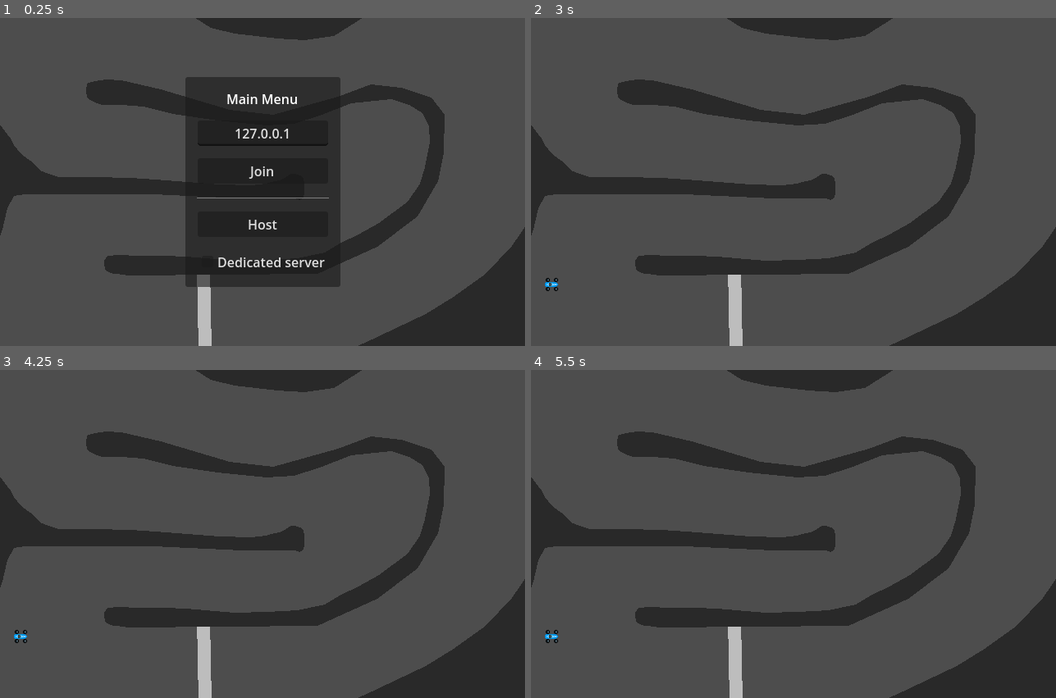
Above: before the commit, frames 1-4 (two rows, left to right).
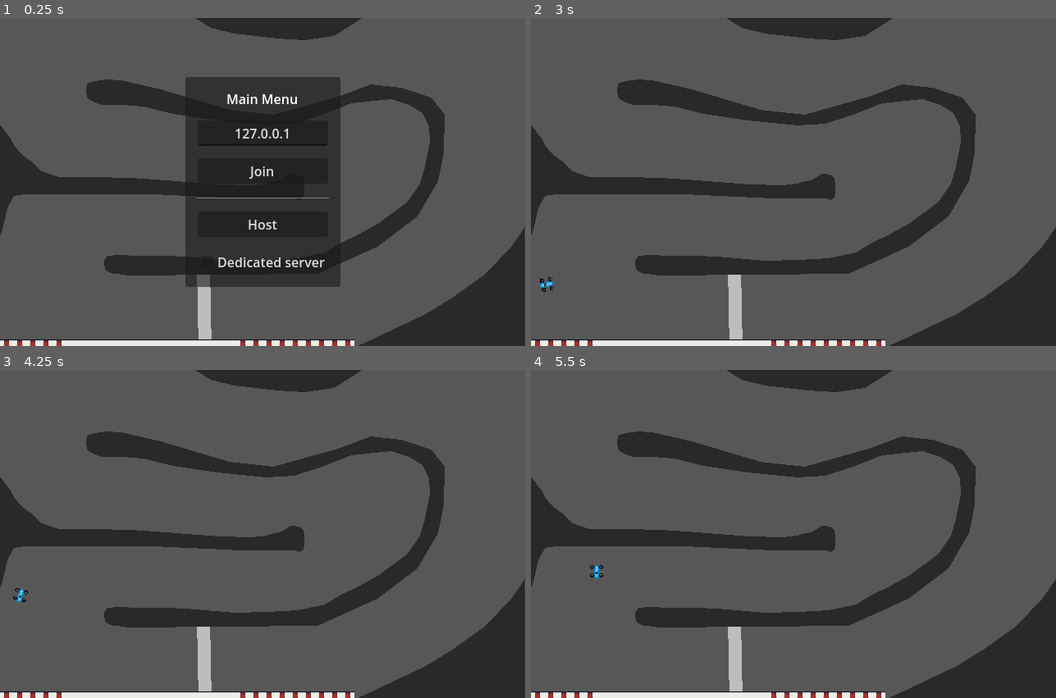
Above: after the commit, the same moments.

Repository: itjope/slide-on-slicks
Game: Godot game, scene res://world.tscn
The game is run twice, just before and just after one commit, with the same random seed, the same clock (stepped at 60 frames per second) and the same inputs.
Inputs:
- Up to frame 1 (0.25 s): no input
- Up to frame 2 (3 s): tap Enter at 0.5, 2.75 s; hold Right (steerRight) 0.53-1.25 s; hold Down (break) 0.53-1.25 s; click "Host" at 1.25 s; tap Space (kryckan) at 2, 2.1 s; hold Left (steerLeft) 2.03-2.78 s; hold Right (steerRight) from 2.78 s (still down); hold Down (break) from 2.78 s (still down)
- Up to frame 3 (4.25 s): release Right (steerRight) at 3.53 s; release Down (break) at 3.53 s; hold Up (accelerate) from 3.53 s (still down); tap Space (kryckan) at 3.6 s
- Up to frame 4 (5.5 s): release Up (accelerate) at 4.28 s; hold Down (break) 4.28-5.03 s; hold Left (steerLeft) from 4.28 s (still down); tap Space (kryckan) at 5.1 s

The runs differ from the first frame. In frame 1, 1.3% of the frame differs, in the area x 0-68%, y 98-100%; in frame 2, 1.4%; in frame 3, 1.5%; in frame 4, 1.5%, in the area x 0-68%, y 59-100%.

Commit message:
Siiiimple tilemap and lights

Diff:
--- a/Car.gd
+++ b/Car.gd
@@ -8,7 +8,7 @@
 
 var kryckan_slownown_factor = 0.2
 
-var engine_power = 450
+var engine_power = 500
 var friction = -0.0035
 var drag = -0.007
 var braking = -350
@@ -23,7 +23,7 @@
 var gridPosition = Vector2.ZERO
 
 enum race_states {GRID, STARTED}
-var race_state = race_states.GRID
+var race_state = race_states.STARTED
 var jumped_start = 0
 
 @onready var animation_node = $Smoothing2D/AnimatedSprite2D
@@ -33,6 +33,12 @@
 	if not is_multiplayer_authority(): return
 	set_motion_mode(CharacterBody2D.MOTION_MODE_FLOATING)
 	set_floor_snap_length(0.0)
+
+func _input(event):
+	if event.is_pressed() && event.as_text() == "N":
+		for child in get_children():
+			if child.get_class() == "PointLight2D":
+				child.visible = !child.visible
 
 func apply_friction():
 	if velocity.length() < 5:
@@ -46,13 +52,18 @@
 
 	var turn = 0
 
+
+
 	if Input.is_action_pressed("steerRight"):
 		turn += calculate_turn()
 	if Input.is_action_pressed("steerLeft"):
 		turn -= calculate_turn()
+
+
 	if Input.is_action_pressed("accelerate"):
 		steering_angle = steering_angle_during_acceleration
 		acceleration = transform.x * engine_power
+
 	else:
 		if steering_angle < steering_angle_default:
 			steering_angle = steering_angle + 0.3
--- a/World.gd
+++ b/World.gd
@@ -4,6 +4,7 @@
 @onready var addressEntry = $CanvasLayer/MainManu/MarginContainer/VBoxContainer/AddressEntry
 @onready var dedicatedServerCheckbox = $CanvasLayer/MainManu/MarginContainer/VBoxContainer/DedicatedServerCheckbox
 @onready var networkNode = $Network
+@onready var canvasModulate = $CanvasModulate
 var Player = preload("res://player.tscn")
 var start_lights = preload("res://start_lights.tscn")
 var PORT = 9999
@@ -11,7 +12,7 @@
 var gridPositions = [Vector2(25, 325), Vector2(25, 350), Vector2(75, 325), Vector2(75, 350)]
 # Called when the node enters the scene tree for the first time.
 func _ready():
-
+	DisplayServer.window_set_size(Vector2i(1920, 1080))
 
 	if OS.get_cmdline_args().has("--server"):
 		createServer()
@@ -46,6 +47,8 @@
 		print_debug("restart")
 		rpc("race_restart")
 		race_restart()
+	if event.is_pressed() && event.as_text() == "N":
+		canvasModulate.visible = !canvasModulate.visible
 
 func _on_host_button_pressed():
 	createServer()
--- a/World.tscn
+++ b/World.tscn
@@ -1,6 +1,7 @@
-[gd_scene load_steps=6 format=3 uid="uid://1xpslghvss7h"]
+[gd_scene load_steps=13 format=3 uid="uid://1xpslghvss7h"]
 
 [ext_resource type="Script" path="res://world.gd" id="1_f8kds"]
+[ext_resource type="Texture2D" uid="uid://dc28k687b1fwk" path="res://track.png" id="2_thtx7"]
 
 [sub_resource type="RectangleShape2D" id="RectangleShape2D_0ddpk"]
 size = Vector2(32.75, 676)
@@ -14,8 +15,34 @@
 [sub_resource type="RectangleShape2D" id="RectangleShape2D_4osci"]
 size = Vector2(1218, 30)
 
+[sub_resource type="OccluderPolygon2D" id="OccluderPolygon2D_wja4g"]
+polygon = PackedVector2Array(98, 87, 123, 82, 170, 89, 247, 111, 295, 120, 328, 123, 407, 102, 441, 87, 488, 92, 508, 100, 521, 110, 529, 120, 531, 175, 512, 234, 493, 253, 444, 289, 408, 303, 377, 317, 142, 320, 119, 315, 118, 306, 117, 300, 120, 298, 126, 297, 149, 296, 209, 296, 274, 297, 321, 301, 377, 297, 411, 281, 443, 262, 481, 233, 495, 215, 507, 182, 513, 162, 511, 137, 507, 128, 497, 119, 482, 111, 472, 107, 441, 106, 419, 110, 403, 115, 367, 130, 331, 139, 296, 139, 252, 132, 216, 124, 176, 116, 140, 111, 121, 111, 108, 110, 99, 108, 97, 106, 96, 99, 96, 97)
+
+[sub_resource type="OccluderPolygon2D" id="OccluderPolygon2D_nbaa8"]
+polygon = PackedVector2Array(236, 1, 258, 13, 310, 22, 369, 28, 410, 21, 443, -2)
+
+[sub_resource type="OccluderPolygon2D" id="OccluderPolygon2D_cqjk3"]
+polygon = PackedVector2Array(635, 258, 582, 323, 518, 361, 423, 405, 653, 409, 645, 265, 639, 260)
+
+[sub_resource type="OccluderPolygon2D" id="OccluderPolygon2D_tmch0"]
+polygon = PackedVector2Array(-2, 127, 20, 161, 42, 178, 48, 185, 69, 193, 144, 195, 245, 202, 319, 203, 336, 202, 345, 195, 359, 191, 369, 191, 371, 201, 372, 211, 370, 218, 360, 221, 325, 223, 191, 215, 25, 215, 18, 217, 14, 230, 5, 247, 1, 263, -5, 278)
+
+[sub_resource type="TileSetAtlasSource" id="TileSetAtlasSource_qsmkm"]
+texture = ExtResource("2_thtx7")
+0:0/0 = 0
+1:0/0 = 0
+0:1/0 = 0
+1:1/0 = 0
+
+[sub_resource type="TileSet" id="TileSet_1hhq7"]
+sources/5 = SubResource("TileSetAtlasSource_qsmkm")
+
 [node name="World" type="Node2D"]
 script = ExtResource("1_f8kds")
+
+[node name="Polygon2D" type="Polygon2D" parent="."]
+color = Color(0.345098, 0.345098, 0.345098, 1)
+polygon = PackedVector2Array(-22, -11, -20, 414, 659, 418, 658, -13)
 
 [node name="StaticBody2D" type="StaticBody2D" parent="."]
 
@@ -56,6 +83,10 @@
 color = Color(0.163861, 0.163861, 0.163861, 1)
 polygon = PackedVector2Array(147, 319, 377, 317, 450, 284, 499, 247, 524, 204, 531, 170, 532, 123, 516, 102, 479, 90, 4 …(504 unchanged characters)…
 
+[node name="Polygon2D10" type="LightOccluder2D" parent="StaticBody2D2"]
+position = Vector2(10, -5)
+occluder = SubResource("OccluderPolygon2D_wja4g")
+
 [node name="Polygon2D3" type="CollisionPolygon2D" parent="StaticBody2D2"]
 position = Vector2(10, -5)
 polygon = PackedVector2Array(147, 319, 377, 317, 450, 284, 499, 247, 524, 204, 531, 170, 532, 123, 516, 102, 479, 90, 4 …(504 unchanged characters)…
@@ -73,6 +104,15 @@
 
 [node name="Polygon2D8" type="CollisionPolygon2D" parent="StaticBody2D2"]
 polygon = PackedVector2Array(-6, 284, 3, 258, 9, 232, 17, 217, 30, 215, 98, 215, 187, 215, 295, 220, 328, 220, 345, 220 …(329 unchanged characters)…
+
+[node name="LightOccluder2D2" type="LightOccluder2D" parent="StaticBody2D2"]
+occluder = SubResource("OccluderPolygon2D_nbaa8")
+
+[node name="LightOccluder2D3" type="LightOccluder2D" parent="StaticBody2D2"]
+occluder = SubResource("OccluderPolygon2D_cqjk3")
+
+[node name="LightOccluder2D" type="LightOccluder2D" parent="StaticBody2D2"]
+occluder = SubResource("OccluderPolygon2D_tmch0")
 
 [node name="CanvasLayer" type="CanvasLayer" parent="."]
 
@@ -176,5 +216,14 @@
 
 [node name="Network" type="Node" parent="."]
 
+[node name="TileMap" type="TileMap" parent="."]
+tile_set = SubResource("TileSet_1hhq7")
+format = 2
+layer_0/tile_data = PackedInt32Array(1572864, 5, 0, 1572865, 5, 0, 1572866, 5, 0, 1572867, 5, 0, 1572868, 5, 0, 1572882, 5, 0, 1572883, 5, 0, 1572884, 5, 0, 1572885, 5, 0, 1572886, 5, 0, 1572887, 5, 0, 1572888, 5, 0, 1572889, 5, 0, 1572890, 5, 0, 1572869, 5, 1, 1572870, 5, 1, 1572871, 5, 1, 1572872, 5, 1, 1572873, 5, 1, 1572874, 5, 1, 1572875, 5, 1, 1572876, 5, 1, 1572877, 5, 1, 1572878, 5, 1, 1572879, 5, 1, 1572880, 5, 1, 1572881, 5, 1)
+
+[node name="CanvasModulate" type="CanvasModulate" parent="."]
+visible = false
+color = Color(0.113725, 0.392157, 0.776471, 1)
+
 [connection signal="pressed" from="CanvasLayer/MainManu/MarginContainer/VBoxContainer/JoinButton" to="." method="_on_join_button_pressed"]
 [connection signal="pressed" from="CanvasLayer/MainManu/MarginContainer/VBoxContainer/HostButton" to="." method="_on_host_button_pressed"]
--- a/car.gd
+++ b/car.gd
@@ -8,7 +8,7 @@
 
 var kryckan_slownown_factor = 0.2
 
-var engine_power = 450
+var engine_power = 500
 var friction = -0.0035
 var drag = -0.007
 var braking = -350
@@ -23,7 +23,7 @@
 var gridPosition = Vector2.ZERO
 
 enum race_states {GRID, STARTED}
-var race_state = race_states.GRID
+var race_state = race_states.STARTED
 var jumped_start = 0
 
 @onready var animation_node = $Smoothing2D/AnimatedSprite2D
@@ -33,6 +33,12 @@
 	if not is_multiplayer_authority(): return
 	set_motion_mode(CharacterBody2D.MOTION_MODE_FLOATING)
 	set_floor_snap_length(0.0)
+
+func _input(event):
+	if event.is_pressed() && event.as_text() == "N":
+		for child in get_children():
+			if child.get_class() == "PointLight2D":
+				child.visible = !child.visible
 
 func apply_friction():
 	if velocity.length() < 5:
@@ -46,13 +52,18 @@
 
 	var turn = 0
 
+
+
 	if Input.is_action_pressed("steerRight"):
 		turn += calculate_turn()
 	if Input.is_action_pressed("steerLeft"):
 		turn -= calculate_turn()
+
+
 	if Input.is_action_pressed("accelerate"):
 		steering_angle = steering_angle_during_acceleration
 		acceleration = transform.x * engine_power
+
 	else:
 		if steering_angle < steering_angle_default:
 			steering_angle = steering_angle + 0.3
--- a/player.tscn
+++ b/player.tscn
@@ -1,9 +1,10 @@
-[gd_scene load_steps=17 format=3 uid="uid://b7vs3725r21pu"]
+[gd_scene load_steps=18 format=3 uid="uid://b7vs3725r21pu"]
 
 [ext_resource type="Script" path="res://car.gd" id="1_ttov1"]
 [ext_resource type="Script" path="res://addons/smoothing/smoothing_2d.gd" id="2_4674m"]
 [ext_resource type="Texture2D" uid="uid://bsrxijrgft7ev" path="res://SlimCar16Blue.png" id="3_vxi5v"]
 [ext_resource type="Texture2D" uid="uid://pdk4f2ydoajn" path="res://SlimCar16Blue_sprite.png" id="4_kseun"]
+[ext_resource type="Texture2D" uid="uid://coyo7etiyxyuq" path="res://light.png" id="6_iguve"]
 
 [sub_resource type="CapsuleShape2D" id="CapsuleShape2D_yvsxi"]
 radius = 8.0
@@ -98,7 +99,7 @@
 
 [node name="CharacterBody2D" type="CharacterBody2D"]
 visibility_layer = 2
-position = Vector2(515, 257)
+position = Vector2(-36, 375)
 motion_mode = 1
 script = ExtResource("1_ttov1")
 
@@ -119,3 +120,27 @@
 rotation = 1.5708
 sprite_frames = SubResource("SpriteFrames_t4c1a")
 animation = &"running"
+
+[node name="PointLight2D2" type="PointLight2D" parent="."]
+visible = false
+position = Vector2(-6.99997, 0.999981)
+scale = Vector2(2.90631, 1.08984)
+energy = 0.94
+shadow_enabled = true
+shadow_filter = 1
+shadow_filter_smooth = 11.5
+texture = ExtResource("6_iguve")
+offset = Vector2(100, 2.08165e-12)
+texture_scale = 0.5
+
+[node name="PointLight2D3" type="PointLight2D" parent="."]
+visible = false
+position = Vector2(-6, 0)
+scale = Vector2(1.40385, 0.355469)
+energy = 1.32
+shadow_enabled = true
+shadow_filter = 1
+shadow_filter_smooth = 11.5
+texture = ExtResource("6_iguve")
+offset = Vector2(100, 2.08165e-12)
+texture_scale = 0.5
--- a/world.gd
+++ b/world.gd
@@ -4,6 +4,7 @@
 @onready var addressEntry = $CanvasLayer/MainManu/MarginContainer/VBoxContainer/AddressEntry
 @onready var dedicatedServerCheckbox = $CanvasLayer/MainManu/MarginContainer/VBoxContainer/DedicatedServerCheckbox
 @onready var networkNode = $Network
+@onready var canvasModulate = $CanvasModulate
 var Player = preload("res://player.tscn")
 var start_lights = preload("res://start_lights.tscn")
 var PORT = 9999
@@ -11,7 +12,7 @@
 var gridPositions = [Vector2(25, 325), Vector2(25, 350), Vector2(75, 325), Vector2(75, 350)]
 # Called when the node enters the scene tree for the first time.
 func _ready():
-
+	DisplayServer.window_set_size(Vector2i(1920, 1080))
 
 	if OS.get_cmdline_args().has("--server"):
 		createServer()
@@ -46,6 +47,8 @@
 		print_debug("restart")
 		rpc("race_restart")
 		race_restart()
+	if event.is_pressed() && event.as_text() == "N":
+		canvasModulate.visible = !canvasModulate.visible
 
 func _on_host_button_pressed():
 	createServer()
--- a/world.tscn
+++ b/world.tscn
@@ -1,6 +1,7 @@
-[gd_scene load_steps=6 format=3 uid="uid://1xpslghvss7h"]
+[gd_scene load_steps=13 format=3 uid="uid://1xpslghvss7h"]
 
 [ext_resource type="Script" path="res://world.gd" id="1_f8kds"]
+[ext_resource type="Texture2D" uid="uid://dc28k687b1fwk" path="res://track.png" id="2_thtx7"]
 
 [sub_resource type="RectangleShape2D" id="RectangleShape2D_0ddpk"]
 size = Vector2(32.75, 676)
@@ -14,8 +15,34 @@
 [sub_resource type="RectangleShape2D" id="RectangleShape2D_4osci"]
 size = Vector2(1218, 30)
 
+[sub_resource type="OccluderPolygon2D" id="OccluderPolygon2D_wja4g"]
+polygon = PackedVector2Array(98, 87, 123, 82, 170, 89, 247, 111, 295, 120, 328, 123, 407, 102, 441, 87, 488, 92, 508, 100, 521, 110, 529, 120, 531, 175, 512, 234, 493, 253, 444, 289, 408, 303, 377, 317, 142, 320, 119, 315, 118, 306, 117, 300, 120, 298, 126, 297, 149, 296, 209, 296, 274, 297, 321, 301, 377, 297, 411, 281, 443, 262, 481, 233, 495, 215, 507, 182, 513, 162, 511, 137, 507, 128, 497, 119, 482, 111, 472, 107, 441, 106, 419, 110, 403, 115, 367, 130, 331, 139, 296, 139, 252, 132, 216, 124, 176, 116, 140, 111, 121, 111, 108, 110, 99, 108, 97, 106, 96, 99, 96, 97)
+
+[sub_resource type="OccluderPolygon2D" id="OccluderPolygon2D_nbaa8"]
+polygon = PackedVector2Array(236, 1, 258, 13, 310, 22, 369, 28, 410, 21, 443, -2)
+
+[sub_resource type="OccluderPolygon2D" id="OccluderPolygon2D_cqjk3"]
+polygon = PackedVector2Array(635, 258, 582, 323, 518, 361, 423, 405, 653, 409, 645, 265, 639, 260)
+
+[sub_resource type="OccluderPolygon2D" id="OccluderPolygon2D_tmch0"]
+polygon = PackedVector2Array(-2, 127, 20, 161, 42, 178, 48, 185, 69, 193, 144, 195, 245, 202, 319, 203, 336, 202, 345, 195, 359, 191, 369, 191, 371, 201, 372, 211, 370, 218, 360, 221, 325, 223, 191, 215, 25, 215, 18, 217, 14, 230, 5, 247, 1, 263, -5, 278)
+
+[sub_resource type="TileSetAtlasSource" id="TileSetAtlasSource_qsmkm"]
+texture = ExtResource("2_thtx7")
+0:0/0 = 0
+1:0/0 = 0
+0:1/0 = 0
+1:1/0 = 0
+
+[sub_resource type="TileSet" id="TileSet_1hhq7"]
+sources/5 = SubResource("TileSetAtlasSource_qsmkm")
+
 [node name="World" type="Node2D"]
 script = ExtResource("1_f8kds")
+
+[node name="Polygon2D" type="Polygon2D" parent="."]
+color = Color(0.345098, 0.345098, 0.345098, 1)
+polygon = PackedVector2Array(-22, -11, -20, 414, 659, 418, 658, -13)
 
 [node name="StaticBody2D" type="StaticBody2D" parent="."]
 
@@ -56,6 +83,10 @@
 color = Color(0.163861, 0.163861, 0.163861, 1)
 polygon = PackedVector2Array(147, 319, 377, 317, 450, 284, 499, 247, 524, 204, 531, 170, 532, 123, 516, 102, 479, 90, 4 …(504 unchanged characters)…
 
+[node name="Polygon2D10" type="LightOccluder2D" parent="StaticBody2D2"]
+position = Vector2(10, -5)
+occluder = SubResource("OccluderPolygon2D_wja4g")
+
 [node name="Polygon2D3" type="CollisionPolygon2D" parent="StaticBody2D2"]
 position = Vector2(10, -5)
 polygon = PackedVector2Array(147, 319, 377, 317, 450, 284, 499, 247, 524, 204, 531, 170, 532, 123, 516, 102, 479, 90, 4 …(504 unchanged characters)…
@@ -73,6 +104,15 @@
 
 [node name="Polygon2D8" type="CollisionPolygon2D" parent="StaticBody2D2"]
 polygon = PackedVector2Array(-6, 284, 3, 258, 9, 232, 17, 217, 30, 215, 98, 215, 187, 215, 295, 220, 328, 220, 345, 220 …(329 unchanged characters)…
+
+[node name="LightOccluder2D2" type="LightOccluder2D" parent="StaticBody2D2"]
+occluder = SubResource("OccluderPolygon2D_nbaa8")
+
+[node name="LightOccluder2D3" type="LightOccluder2D" parent="StaticBody2D2"]
+occluder = SubResource("OccluderPolygon2D_cqjk3")
+
+[node name="LightOccluder2D" type="LightOccluder2D" parent="StaticBody2D2"]
+occluder = SubResource("OccluderPolygon2D_tmch0")
 
 [node name="CanvasLayer" type="CanvasLayer" parent="."]
 
@@ -176,5 +216,14 @@
 
 [node name="Network" type="Node" parent="."]
 
+[node name="TileMap" type="TileMap" parent="."]
+tile_set = SubResource("TileSet_1hhq7")
+format = 2
+layer_0/tile_data = PackedInt32Array(1572864, 5, 0, 1572865, 5, 0, 1572866, 5, 0, 1572867, 5, 0, 1572868, 5, 0, 1572882, 5, 0, 1572883, 5, 0, 1572884, 5, 0, 1572885, 5, 0, 1572886, 5, 0, 1572887, 5, 0, 1572888, 5, 0, 1572889, 5, 0, 1572890, 5, 0, 1572869, 5, 1, 1572870, 5, 1, 1572871, 5, 1, 1572872, 5, 1, 1572873, 5, 1, 1572874, 5, 1, 1572875, 5, 1, 1572876, 5, 1, 1572877, 5, 1, 1572878, 5, 1, 1572879, 5, 1, 1572880, 5, 1, 1572881, 5, 1)
+
+[node name="CanvasModulate" type="CanvasModulate" parent="."]
+visible = false
+color = Color(0.113725, 0.392157, 0.776471, 1)
+
 [connection signal="pressed" from="CanvasLayer/MainManu/MarginContainer/VBoxContainer/JoinButton" to="." method="_on_join_button_pressed"]
 [connection signal="pressed" from="CanvasLayer/MainManu/MarginContainer/VBoxContainer/HostButton" to="." method="_on_host_button_pressed"]
Binary file added: light.png
Not shown, added: light.png.import
Binary file added: track.png
Not shown, added: track.png.import
